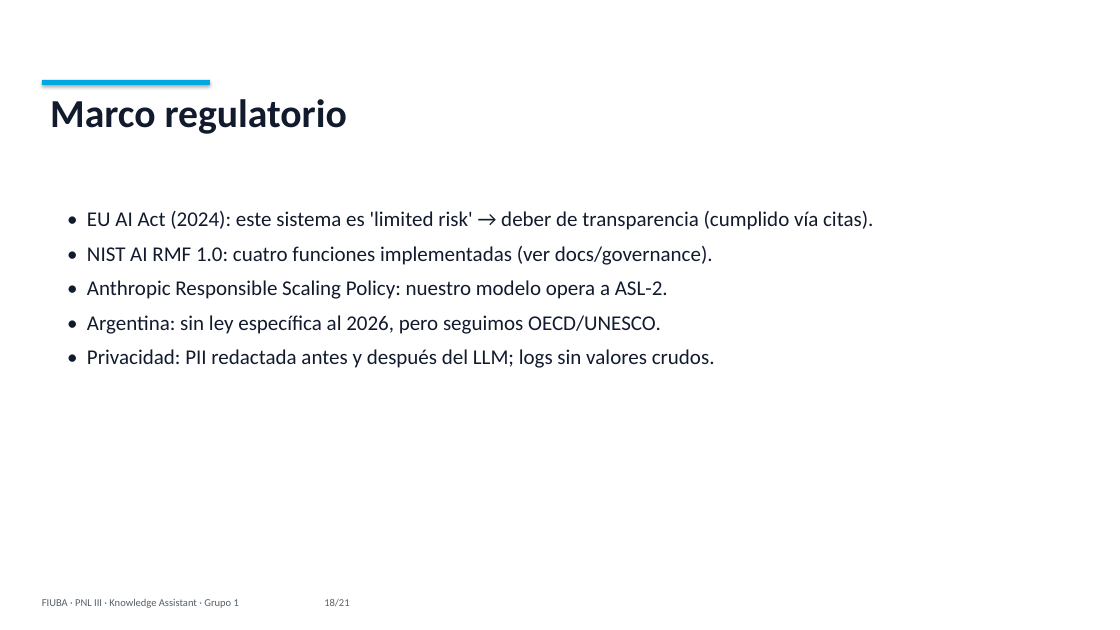
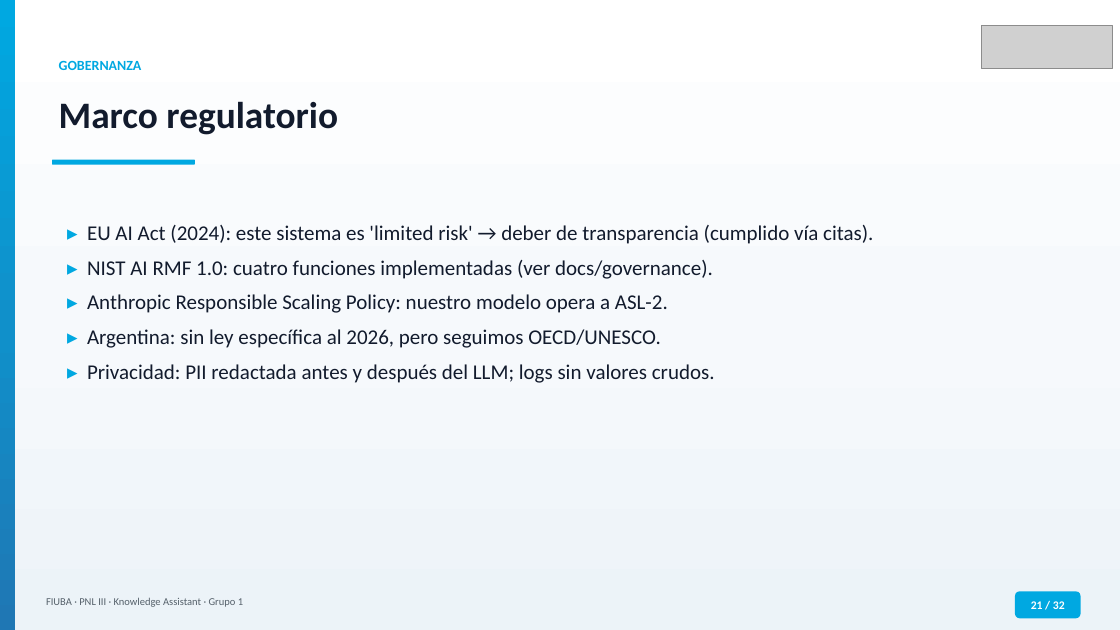
Before and after one commit to MLsound/multi-domain-assistant, a slide deck: slide 21 of docs/presentation_FIUBA.pptx (slide 18 before the commit). Drawn at 1120x630 pixels with LibreOffice and Linux fonts; fonts in the diff are those of the drawing; grey boxes stand for pictures. Boxes give left, top, right and bottom in pixels: in the first picture for what was removed or moved away, otherwise in the second. Text is boxed around its words. In the diff, an @@ line names an element or a change of style, - is before the commit and + after.

Commit message:
docs: Update docs/presentation_FIUBA.pptx
This commit updates the slide deck (content/formatting revisions) and does not affect source code.

```diff
--- a/docs/presentation_FIUBA.pptx
+++ b/docs/presentation_FIUBA.pptx
@@ rectangle added at (0,0,1120,630), fill gradient #FFFFFF to #F6F9FC to #ECF3F8 @@
@@ rectangle added at (0,0,15,630), fill gradient #00A8E1 to #1090CA to #1F77B4 @@
@@ picture added at (981,25,1112,69) @@
@@ rectangle removed at (42,80,210,85) @@
@@ text "Marco regulatorio": place and size @@
-text "Marco regulatorio" at (50,99,347,134)
+text "Marco regulatorio" at (59,101,338,135)
@@ text "Marco regulatorio" at (59,101,338,135): size 34 to 32 pt @@
@@ text added at (59,60,142,70), 12 pt, text #00A8E1, bold @@
+GOBERNANZA
@@ rounded rectangle added at (52,160,195,165), fill #00A8E1 @@
@@ text at (87,225,873,383): text changed @@
-• EU AI Act (2024): este sistema es 'limited risk' → deber de transparencia (cumplido vía citas).
-• NIST AI RMF 1.0: cuatro funciones implementadas (ver docs/governance).
-• Anthropic Responsible Scaling Policy: nuestro modelo opera a ASL-2.
-• Argentina: sin ley específica al 2026, pero seguimos OECD/UNESCO.
-• Privacidad: PII redactada antes y después del LLM; logs sin valores crudos.
+▸ EU AI Act (2024): este sistema es 'limited risk' → deber de transparencia (cumplido vía citas).
+▸ NIST AI RMF 1.0: cuatro funciones implementadas (ver docs/governance).
+▸ Anthropic Responsible Scaling Policy: nuestro modelo opera a ASL-2.
+▸ Argentina: sin ley específica al 2026, pero seguimos OECD/UNESCO.
+▸ Privacidad: PII redactada antes y después del LLM; logs sin valores crudos.
@@ text at (46,598,243,607): text changed @@
-FIUBA · PNL III · Knowledge Assistant · Grupo 1 18/21
+FIUBA · PNL III · Knowledge Assistant · Grupo 1
@@ rounded rectangle added at (1015,592,1081,618), fill #00A8E1, 10 pt, text #FFFFFF, bold @@
+21 / 32
```
Also in this commit, not shown: 19 other slides changed, 12 slides added, 1 slide removed.
